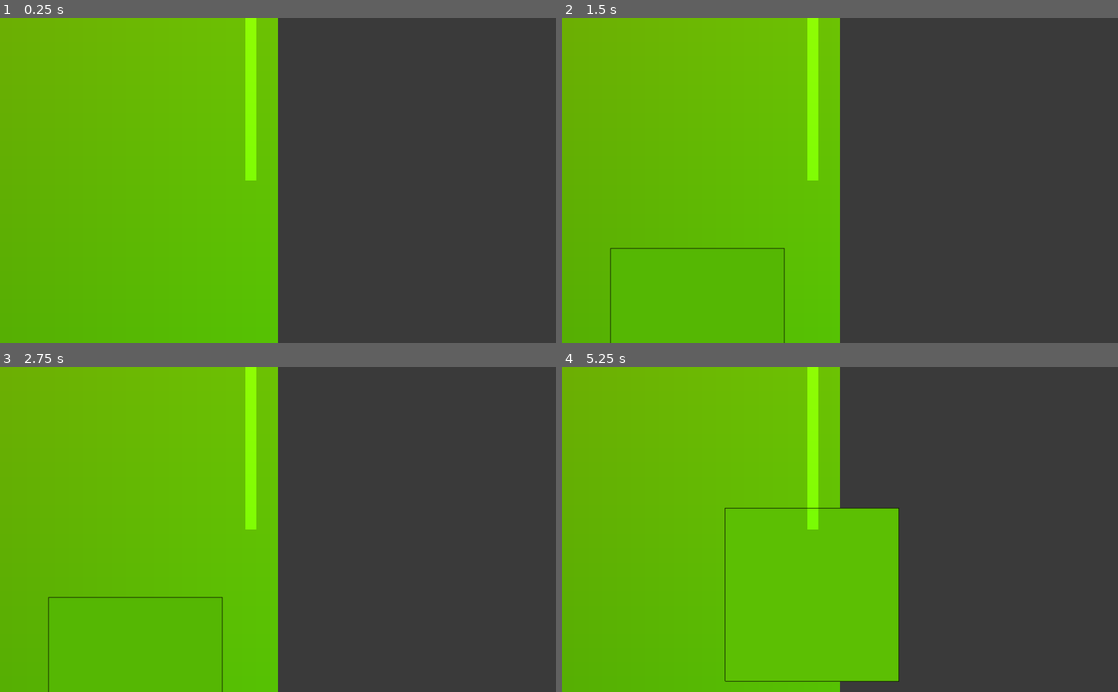
Above: before the commit, frames 1-4 (two rows, left to right).
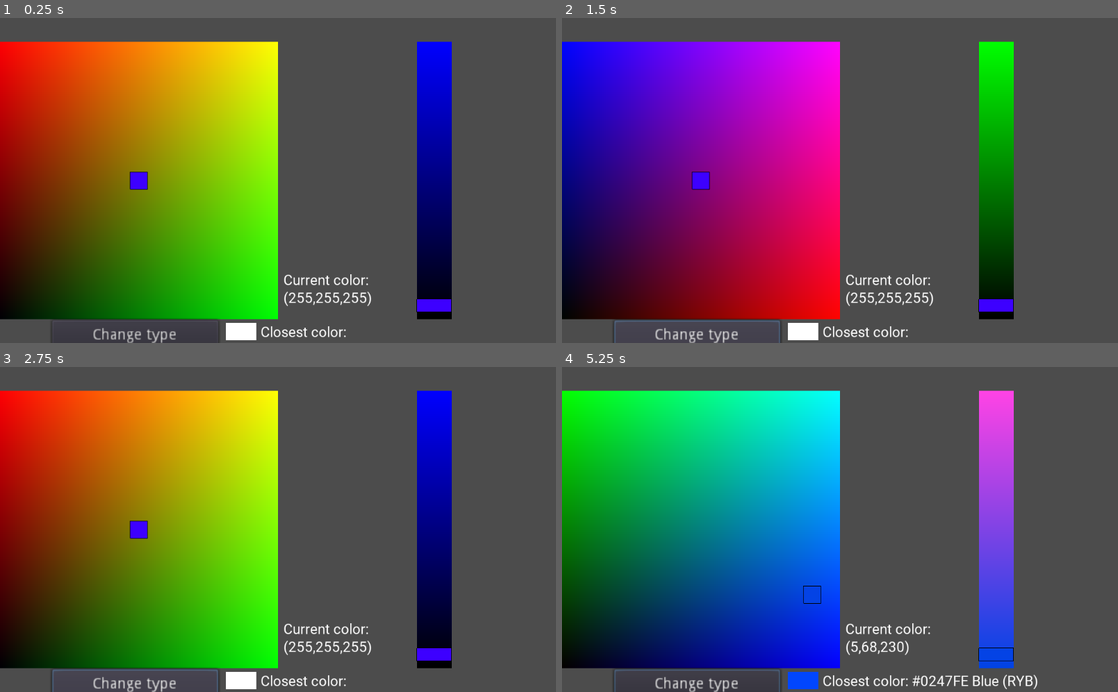
Above: after the commit, the same moments.

Repository: AntonBogun/Fancy-Color-Picker
Game: Godot game, scene res://Bruh.tscn
Same seed, same stepped clock (60 frames per second), same inputs: the game is played once before the commit and once after it.
Inputs (mouse positions are in pixels of both pictures, inside the frame that each line leads up to):
- Up to frame 1 (0.25 s): no input
- Up to frame 2 (1.5 s): click (695, 336) at 0.5 s, where only the run after the commit has a clickable "Change type"; click (695, 336) at 1.25 s, where only the run after the commit has a clickable "Change type"
- Up to frame 3 (2.75 s): click (133, 685) at 2 s, where only the run after the commit has a clickable "Change type"
- Up to frame 4 (5.25 s): tap Enter at 2.75, 4.25 s; move the mouse to (962, 513) at 2.77 s; press the mouse at (962, 513) at 2.78 s; tap Space at 3.5, 5 s; move the mouse to (728, 545) at 3.52 s; release the mouse at (728, 545) at 3.53 s; click (728, 545) at 3.6 s; move the mouse to (895, 458) at 4.27 s; press the mouse at (895, 458) at 4.28 s; move the mouse to (812, 594) at 5.02 s; release the mouse at (812, 594) at 5.03 s; click (812, 594) at 5.1 s

The runs differ from the first frame. In frame 1, 54% of the frame differs, in the area x 0-82%, y 0-100%; in frame 2, 56%; in frame 3, 54%; in frame 4, 62%, in the area x 0-86%, y 0-100%.

Commit message:
Did some stuff

Diff:
--- a/2dcolor.gd
+++ b/2dcolor.gd
@@ -6,6 +6,7 @@
 # var b = "text"
 
 var type =0
+
 # Called when the node enters the scene tree for the first time.
 func _ready():
 	material.set_shader_param("vertex0",polygon[0]+position);
@@ -18,7 +19,8 @@
 	var array3=[1,2,3]
 	var array2=[array3,2]
 	var array1 = [array2,1 ]
-	print(range(6,6))
+	array2.insert(1,2)
+	print(array1[0])
 var i=6
 var rng=RandomNumberGenerator.new()
 
@@ -44,110 +46,65 @@
 	var slider = _pos[2]
 	var pointarr=[]
 
-	for size in sizearray:
-		if pointarr.size()==0:
-			var _offset
-			if(size!=1):
-				_offset=(size-1)/2
-			else:
-				_offset=1
-			var ifarr=[]
-			ifarr[0]=pos+Vector2(-_offset,-_offset)
-			ifarr[1]=pos+Vector2(_offset,-_offset)
-			ifarr[2]=pos+Vector2(_offset,_offset)
-			ifarr[3]=pos+Vector2(-_offset,_offset)
-			for i in range(4):
-				ifarr[i+4]=ifarr[i][0]<256 and ifarr[i][0]>-1 and ifarr[i][1]<256 and ifarr[i][1]>-1
 
-			if(ifarr[4] and ifarr[5] and ifarr[6] and ifarr[7]):
-				for i in range(4):
-					ifarr[i+4]=colr.colorclosestsearch(ifarr[i][0],ifarr[i][1],slider)==col
-				if(ifarr[4] and ifarr[5] and ifarr[6] and ifarr[7]):
 
-					pointarr[0]=ifarr[0]
-					pointarr[1]=ifarr[1]
-					pointarr[2]=ifarr[2]
-					pointarr[3]=ifarr[3]
-				else:
-					continue
-			else:
-				continue
-
-		var i=0
-		while i< pointarr.size():
-			var point = pointarr[i]
-			var nextpoint =pointarr[(i+1)%(pointarr.size())]
-			var dir = (nextpoint-point)
-			var _offset=Vector2(dir.y,-dir.x)
-			if size!=1:
-				var _pointarr=[]
-				_pointarr[0]=point+_offset
-				_pointarr[1]=nextpoint+_offset
-
-				var coloris=colr.colorclosestsearch(_pointarr[0][0],_pointarr[0][1],slider)==col and colr.colorclosestsearch(_pointarr[1][0],_pointarr[1][1],slider)==col
-				if coloris:
-
-					if(_pointarr[0] in pointarr):
-						for i1 in range(i+1,pointarr[pointarr.find(_pointarr[0],i+1)]):
-							pointarr.remove(i1)
-					elif(_pointarr[1] in pointarr):
-						for i1 in range(i+1,pointarr[pointarr.find(_pointarr[1],i+1)]):
-							pointarr.remove(i1)
-						pointarr.insert(i+1,pointarr[0])
-					else:
-						pointarr.insert(i+1,_pointarr)
-
-					if i==0:
-						pointarr.push_back(pointarr.pop_front())
+	#*sizearray - old implementation
 
 
 
-				else:
-					i+=1
-					continue
-			else:
-				pass
-
-			#tomorrow: add check for duplicate and delete everything from point+2 to duplicate.insert()
 
 
 var mouseraw=Vector2()
 var mousepos=Vector2()
 
 
-
+var r = 128
+var g = 128
+var b = 10
 
 func _process(delta):
 	i-=int(i>0)
 	var pos1=vertconv(polygon[0]+position,get_viewport_rect().size,1/get_node("..").zoom.x)
 	var pos2=vertconv(polygon[2]+position,get_viewport_rect().size,1/get_node("..").zoom.x)
+	var sliderpos1=vertconv($VSlider.rect_position+position,get_viewport_rect().size,1/get_node("..").zoom.x)
+	var sliderpos2=vertconv($VSlider.rect_size*$VSlider.rect_scale+$VSlider.rect_position++position,get_viewport_rect().size,1/get_node("..").zoom.x)
 	var ok = ifinbox(get_viewport().get_mouse_position(),pos1,pos2)
+	var ok2 = ifinbox(get_viewport().get_mouse_position(),sliderpos1,sliderpos2)
 	material.set_shader_param("viewport",get_viewport_rect().size)
 	var slider =$VSlider.value
 	material.set_shader_param("slider",slider)
-	if(ok&&Input.is_action_pressed("mouse_left")):
-		mouseraw=(get_viewport().get_mouse_position()-pos1)*get_node("..").zoom.x
-		mousepos=Vector2(mouseraw.x,256-mouseraw.y)
+	if((ok or ok2)&&Input.is_action_pressed("mouse_left")):
+		if ok2:
+			if type==1:
+				r=slider
+			if type==2:
+				g=slider
+			if type==0:
+				b=slider
+		else:
+			mouseraw=(get_viewport().get_mouse_position()-pos1)*get_node("..").zoom.x
+			mousepos=Vector2(mouseraw.x,256-mouseraw.y)
+			r =mousepos.x*float(type==2)+mousepos.y*float(type==0)+slider*float(type==1);
+			g =mousepos.x*float(type==0)+mousepos.y*float(type==1)+slider*float(type==2);
+			b =mousepos.x*float(type==1)+mousepos.y*float(type==2)+slider*float(type==0);
+		r=floor(r)
+		g=floor(g)
+		b=floor(b)
+		$Colorpick.position=mouseraw-Vector2(128,128)
+		$Colorpick.color=Color(r/256,g/256,b/256,1)
+		$ColorLabel.text="Current color:\n("+str(r)+","+str(g)+","+str(b)+")"
+		$ClosestColorLabel.text="Closest color: "+colr.colorclosestsearch(r,g,b)
+		var _col=colr.colorclosestsearch(r,g,b)
+		var col = colr.colhextopos(_col)
+		#print(str(r)+" "+str(g)+" "+str(b))
 
-	var r =mousepos.x*float(type==2)+mousepos.y*float(type==0)+slider*float(type==1);
-	var g =mousepos.x*float(type==0)+mousepos.y*float(type==1)+slider*float(type==2);
-	var b =mousepos.x*float(type==1)+mousepos.y*float(type==2)+slider*float(type==0);
-	r=floor(r)
-	g=floor(g)
-	b=floor(b)
-	$Colorpick.position=mouseraw-Vector2(128,128)
-	$Colorpick.color=Color(r/256,g/256,b/256,1)
-	$ColorLabel.text="Current color:\n("+str(r)+","+str(g)+","+str(b)+")"
-	$ClosestColorLabel.text="Closest color: "+colr.colorclosestsearch(r,g,b)
-	var _col=colr.colorclosestsearch(r,g,b)
-	var col = colr.colhextopos(_col)
-	print(str(r)+" "+str(g)+" "+str(b))
-	$ColorShow.color=Color(col[0]/255.0,col[1]/255.0,col[2]/255.0,1)
-	$VSlider/picksmol.color=Color(r/256,g/256,b/256,1)
-	$VSlider.material.set_shader_param("red",r)
-	$VSlider.material.set_shader_param("gre",g)
-	$VSlider.material.set_shader_param("blu",b)
-	#print(ok)
+		$ColorShow.color=Color(col[0]/255.0,col[1]/255.0,col[2]/255.0,1)
+		$VSlider/picksmol.color=Color(r/256,g/256,b/256,1)
+		$VSlider.material.set_shader_param("red",r)
+		$VSlider.material.set_shader_param("gre",g)
+		$VSlider.material.set_shader_param("blu",b)
+		#print(ok)
+
 	if(i==0):
 		i=6
 		#rng.randomize()
--- a/Bruh.tscn
+++ b/Bruh.tscn
@@ -14,7 +14,7 @@
 
 [node name="Camera2D" type="Camera2D" parent="."]
 current = true
-zoom = Vector2( 0.05, 0.05 )
+zoom = Vector2( 0.5, 0.5 )
 
 [node name="HUE" type="Polygon2D" parent="Camera2D"]
 material = ExtResource( 2 )
@@ -92,6 +92,7 @@
 polygon = PoolVector2Array( -8, 0, -64, 0, -64, 32, -8, 32 )
 
 [node name="Polygon2D" type="Polygon2D" parent="Camera2D/HUE"]
+visible = false
 color = Color( 0, 0, 0, 0.239216 )
 offset = Vector2( 125, 0 )
 polygon = PoolVector2Array( -128, -128, 0, -128, 0, 0, 1, 0, 1, -128, 30, -128, 30, 30, 0, 30, -128, 30 )
--- /dev/null
+++ b/Influence.gd
@@ -0,0 +1,93 @@
+extends Node
+
+
+func f(x,type=0,cent=Vector2()):
+	var k
+	if type==1:
+		match x-cent:
+			Vector2(-1,-1):
+				k=1
+			Vector2(0,-1):
+				k=2
+			Vector2(1,-1):
+				k=3
+			Vector2(1,0):
+				k=4
+			Vector2(1,1):
+				k=5
+			Vector2(0,1):
+				k=6
+			Vector2(-1,1):
+				k=7
+			Vector2(-1,0):
+				k=8
+			_:
+				k=0
+	else:
+		match x:
+			1:
+				k=Vector2(-1,-1)
+			2:
+				k=Vector2(0,-1)
+			3:
+				k=Vector2(1,-1)
+			4:
+				k=Vector2(1,0)
+			5:
+				k=Vector2(1,1)
+			6:
+				k=Vector2(0,1)
+			7:
+				k=Vector2(-1,1)
+			8:
+				k=Vector2(-1,0)
+			_:
+				k=Vector2()
+	return k
+
+
+func f1(finalarr,i,_f,_scale=1):
+
+	var _x=finalarr[i-1]
+	var _y=finalarr[i+1]
+	var cent=finalarr[i]
+	var x = f(_x,1,cent)
+	var y = f(_y,1,cent)
+	var arr = []
+	if(x%2==1):
+		y=(y-x)%8
+		if(y>1):
+			arr[0]=x+1
+		if(y>3):
+			arr[1]=(x+2)%8+1
+		if(y>5):
+			arr[2]=(x+4)%8+1
+	else:
+		y=(y-x-2)%8
+		if(y>1):
+			arr[0]=(x+1)%8+1
+		if(y>3):
+			arr[1]=(x+3)%8+1
+		if(y>5):
+			arr[2]=(x+5)%8+1
+	var temp=0
+	var temp1=0
+	var _n =0
+	for n in arr:
+
+		if _f.call_func((cent+f(n))*_scale):
+			finalarr.insert(i+temp,cent+f(n))
+
+			if n+1<arr.size():
+
+				if temp==1 && !_f.call_func((cent+f(arr[n]))*_scale):
+					finalarr.insert(i+temp+1,cent)
+					temp1=1
+
+			temp+=1
+		else:
+			if temp==0:
+				temp=1
+				temp1=0
+
+		n+=1
